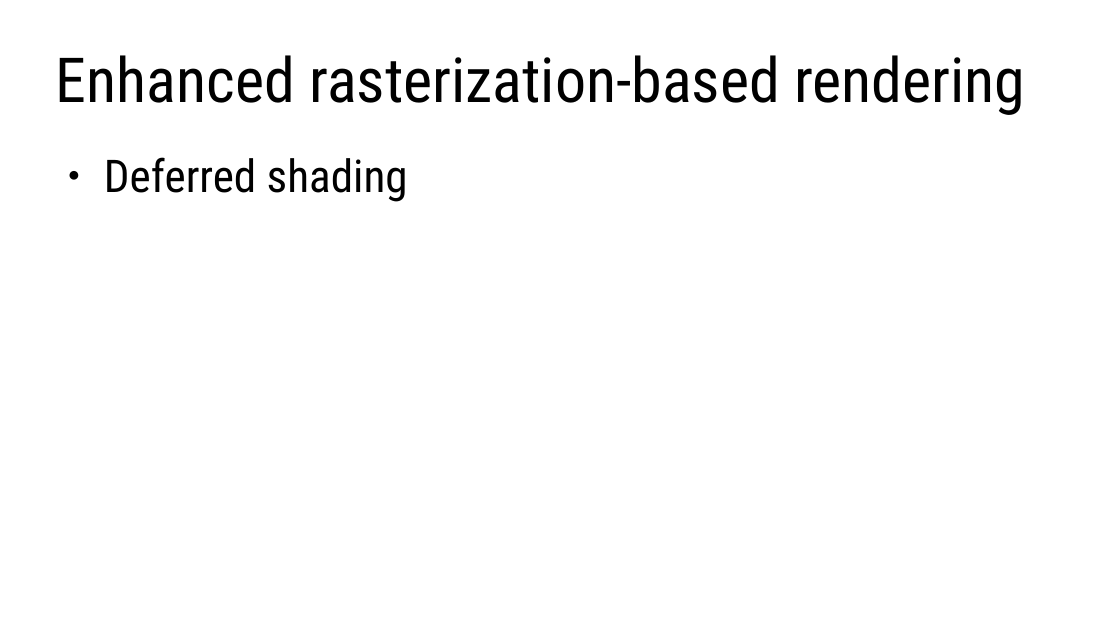
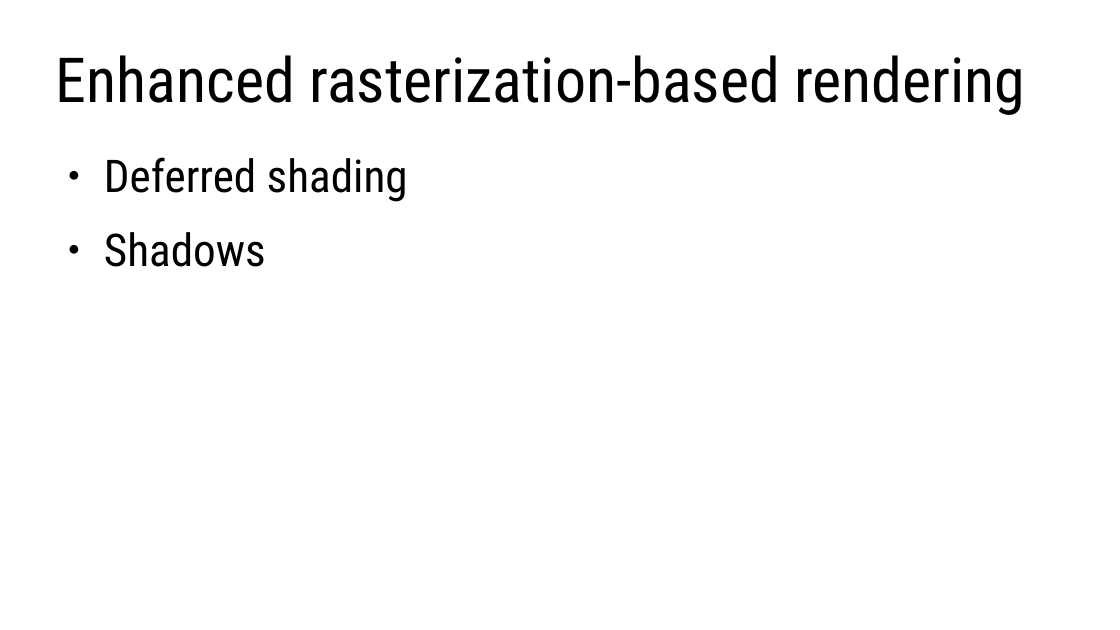
Before and after one commit to lorentzo/IntroductionToComputerGraphics, a slide deck: slide 4 of lectures/7_more_rendering/more_rendering.odp. Drawn at 1120x630 pixels with LibreOffice and Linux fonts; fonts in the diff are those of the drawing. Boxes give left, top, right and bottom in pixels: in the first picture for what was removed or moved away, otherwise in the second. Text is boxed around its words. In the diff, an @@ line names an element or a change of style, - is before the commit and + after.

```diff
--- a/lectures/7_more_rendering/more_rendering.odp
+++ b/lectures/7_more_rendering/more_rendering.odp
@@ text at [104, 232, 266, 267]: paragraph added @@
+● Shadows
```
Also in this commit, not shown: 1 other slide changed, 8 other files.
